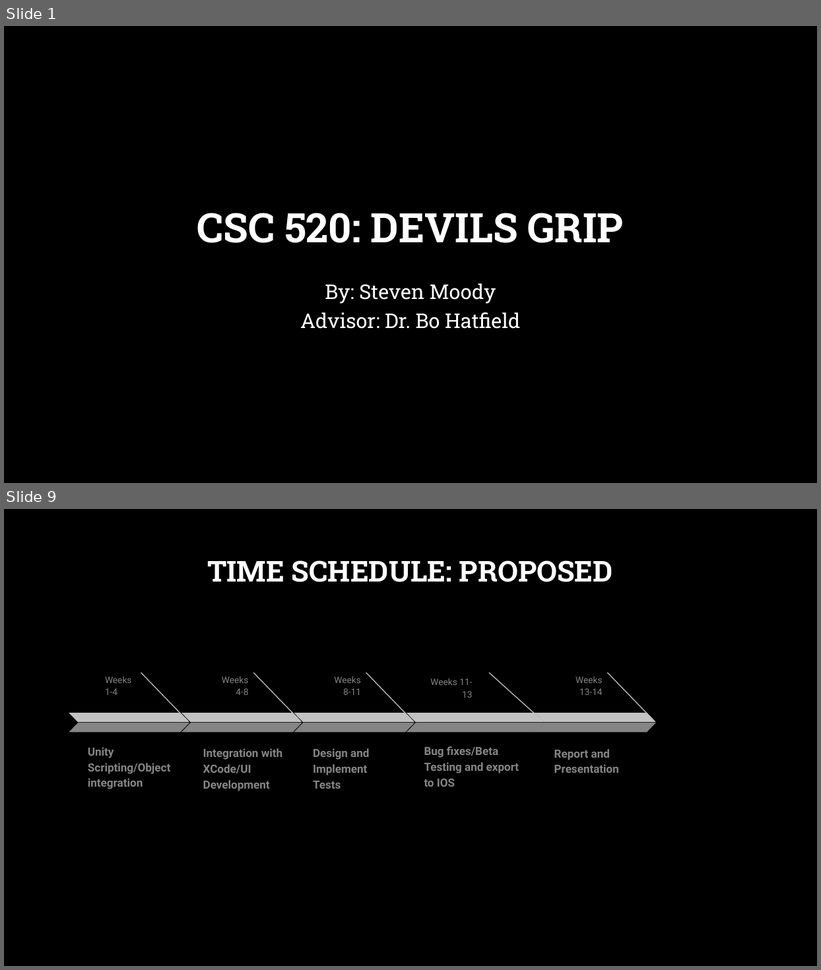
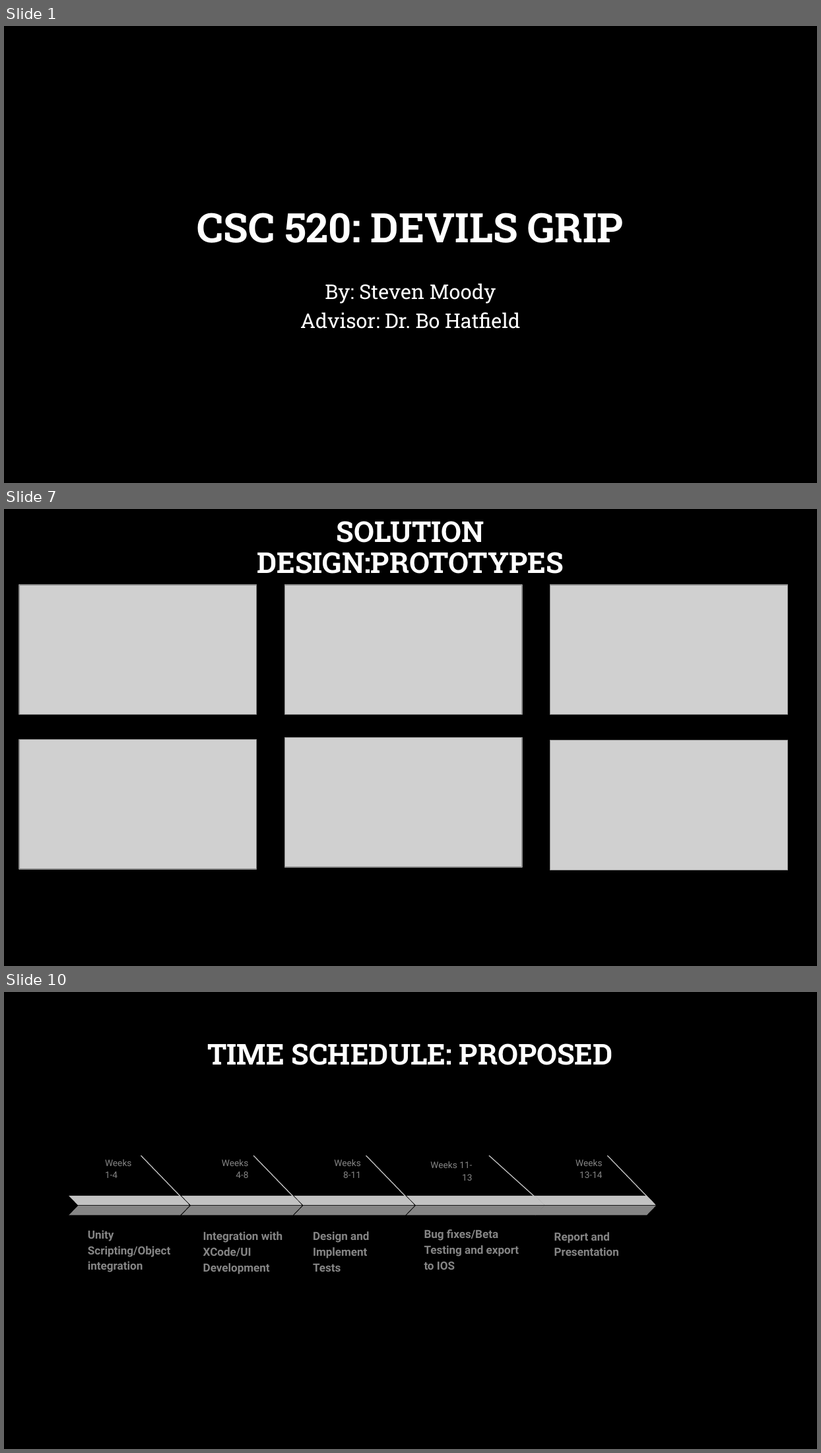
Before and after one commit to steveb1250/Devils_Grip_Proposal, a slide deck: CSC_520_Devils_Grip.pptx. Shown one above the other, each under a label of ours: slides 1 and 9 before the commit, slides 1, 7 and 10 after it; the slides between them are not shown. The pictures are 821x970 and 821x1453 pixels, drawn with LibreOffice and Linux fonts; fonts in the diff are those of the drawing; grey boxes stand for pictures; background and template pictures are left out. Boxes give left, top, right and bottom in pixels: in the first picture for what was removed or moved away, otherwise in the second. Text is boxed around its words. In the diff, an @@ line names an element or a change of style, - is before the commit and + after.

```diff
--- a/CSC_520_Devils_Grip.pptx
+++ b/CSC_520_Devils_Grip.pptx
@@ slide 7 added at bbox=[4, 509, 817, 966], background picture (left out) @@
@@ title added at bbox=[257, 521, 564, 574], 25.5 pt, text #FFFFFF, bold @@
+SOLUTION DESIGN:PROTOTYPES
@@ picture added at bbox=[19, 585, 257, 715] @@
@@ picture added at bbox=[284, 585, 522, 715] @@
@@ picture added at bbox=[550, 585, 788, 715] @@
@@ picture added at bbox=[19, 740, 257, 870] @@
@@ picture added at bbox=[284, 737, 522, 867] @@
@@ picture added at bbox=[550, 741, 788, 871] @@
@@ what was slide 9 is now slide 10 @@
```
Also in this commit, not shown: 7 slides changed, 1 other slide added, 1 slide removed, 1 other file.
